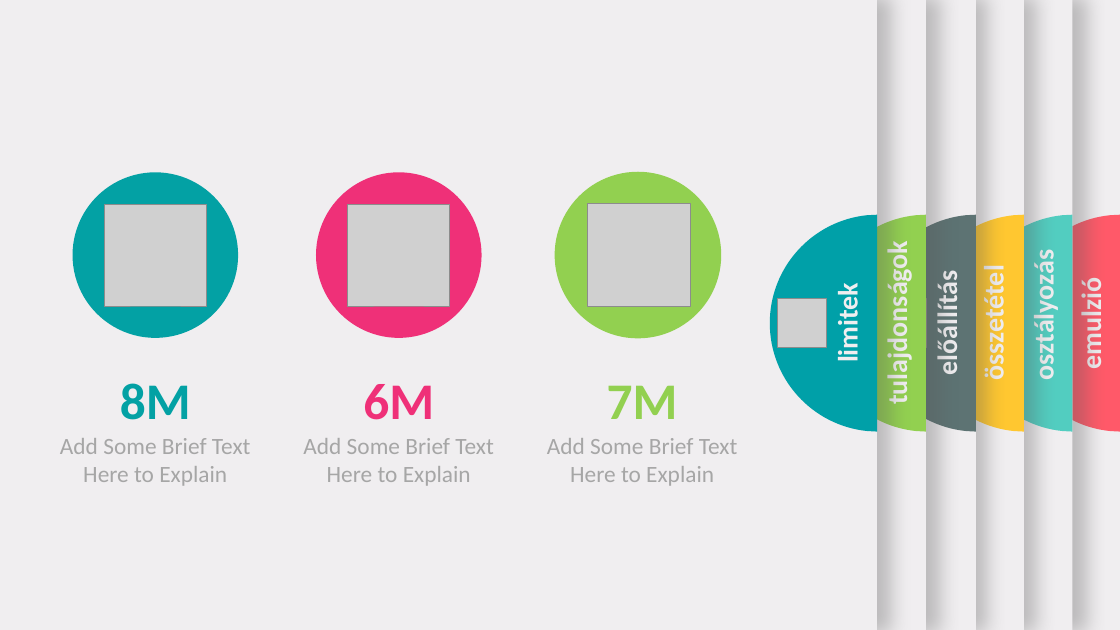
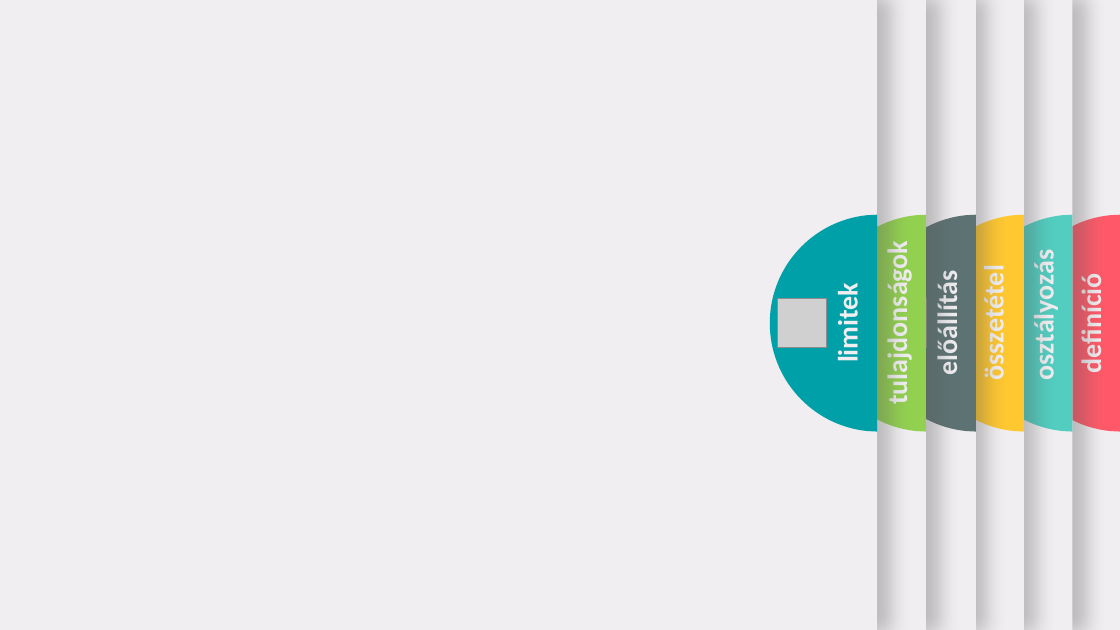
Before and after one commit to LilianaBohus/chemistry-presenations, a slide deck: slide 7 of emulsion-concentrates-short.pptx (slide 8 before the commit). Drawn at 1120x630 pixels with LibreOffice and Linux fonts; fonts in the diff are those of the drawing; grey boxes stand for pictures. Boxes give left, top, right and bottom in pixels: in the first picture for what was removed or moved away, otherwise in the second. Text is boxed around its words. In the diff, an @@ line names an element or a change of style, - is before the commit and + after.

```diff
--- a/emulsion-concentrates-short.pptx
+++ b/emulsion-concentrates-short.pptx
@@ ellipse removed at [72, 172, 238, 338] @@
@@ ellipse removed at [316, 172, 481, 338] @@
@@ ellipse removed at [555, 171, 721, 338] @@
@@ picture removed at [104, 204, 206, 306] @@
@@ picture removed at [348, 204, 450, 306] @@
@@ picture removed at [587, 204, 690, 307] @@
@@ text at [1075, 283, 1109, 370]: text changed @@
-emulzió
+definíció
@@ text removed at [120, 383, 191, 420] @@
-8M
@@ text removed at [363, 384, 434, 420] @@
-6M
@@ text removed at [607, 385, 678, 419] @@
-7M
@@ text removed at [60, 438, 251, 486] @@
-Add Some Brief Text Here to Explain
@@ text removed at [303, 438, 494, 486] @@
-Add Some Brief Text Here to Explain
@@ text removed at [547, 438, 738, 486] @@
-Add Some Brief Text Here to Explain
```
Also in this commit, not shown: 4 other slides changed, 1 slide removed.
